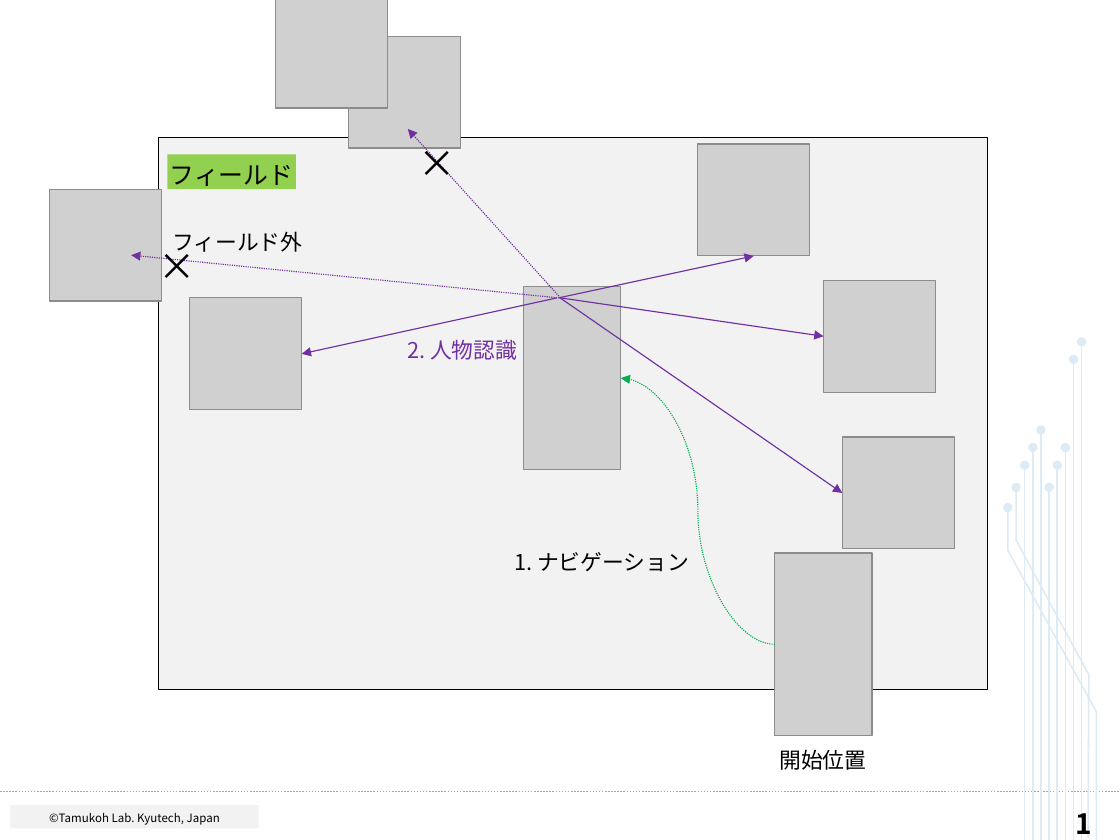
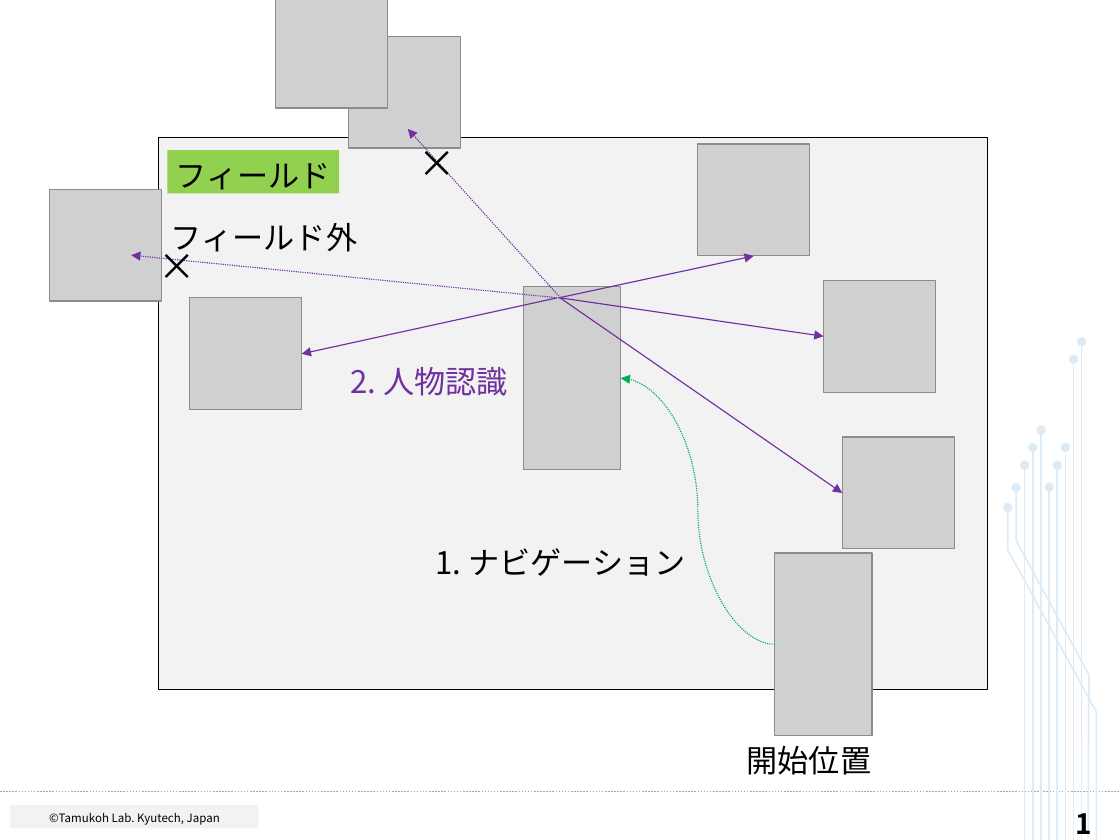
Before and after one commit to yuzoo0226/AI_Chalenge_60, a slide deck: slide 2 of 作図用_yy2.pptx. Drawn at 1120x840 pixels with LibreOffice and Linux fonts; fonts in the diff are those of the drawing; grey boxes stand for pictures. Boxes give left, top, right and bottom in pixels: in the first picture for what was removed or moved away, otherwise in the second. Text is boxed around its words. In the diff, an @@ line names an element or a change of style, - is before the commit and + after.

```diff
--- a/作図用_yy2.pptx
+++ b/作図用_yy2.pptx
@@ rectangle "フィールド" resized from (x1=168, y1=155, x2=297, y2=189) to (x1=168, y1=150, x2=339, y2=194) @@
@@ rectangle "フィールド" at (x1=168, y1=150, x2=339, y2=194): size 16 to 20 pt @@
@@ text "フィールド外" moved from (x1=172, y1=231, x2=302, y2=257) to (x1=171, y1=223, x2=357, y2=257) @@
@@ size 14 to 20 pt in 4 elements at (x1=747, y1=746, x2=872, y2=775), (x1=171, y1=223, x2=357, y2=257), (x1=435, y1=548, x2=685, y2=576), (x1=350, y1=367, x2=508, y2=396) @@
@@ text "2. 人物認識" moved from (x1=407, y1=339, x2=517, y2=360) to (x1=350, y1=367, x2=508, y2=396) @@
@@ text "1. ナビゲーション" moved from (x1=514, y1=552, x2=689, y2=572) to (x1=435, y1=548, x2=685, y2=576) @@
@@ text "開始位置" moved from (x1=779, y1=749, x2=866, y2=770) to (x1=747, y1=746, x2=872, y2=775) @@
```
Also in this commit, not shown: 3 other slides changed, 2 slides added, 10 other files.
